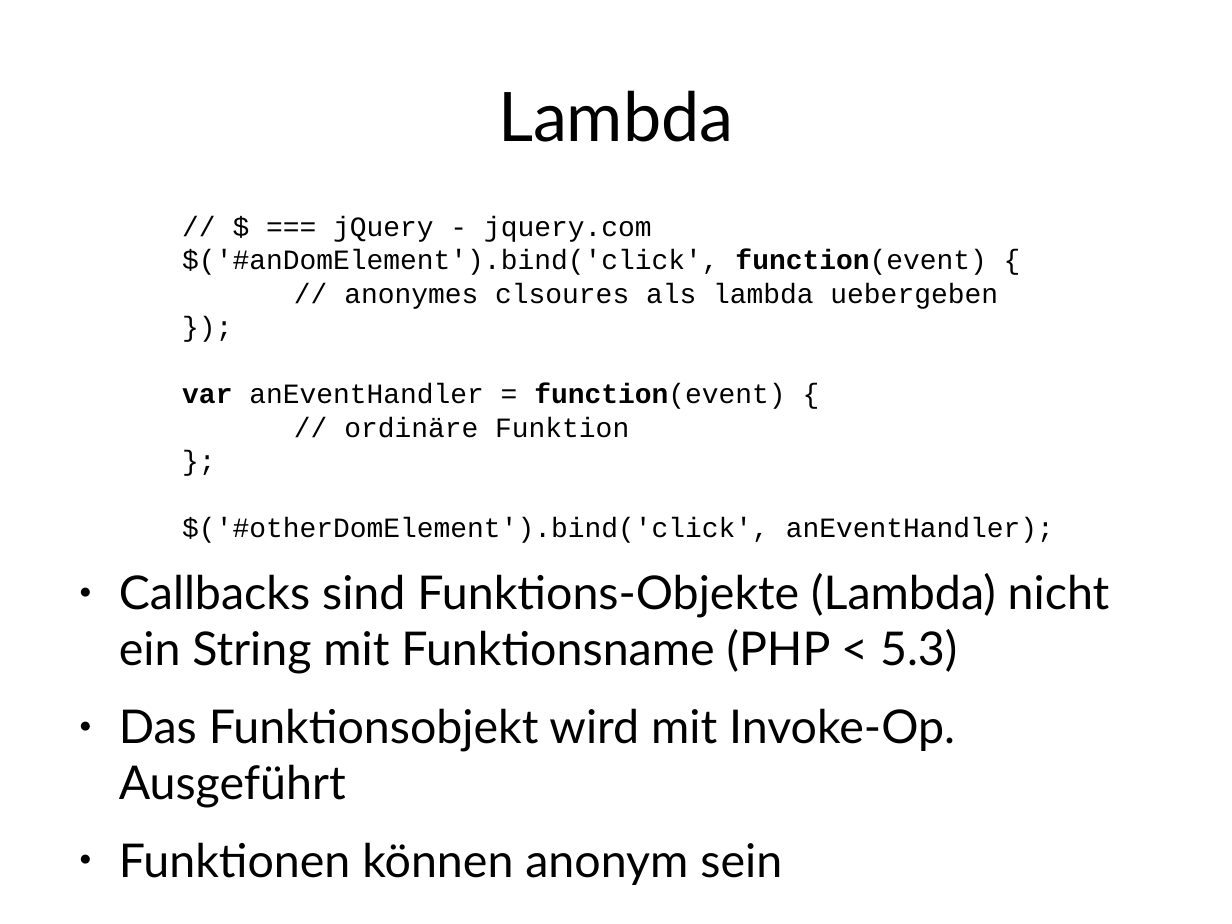
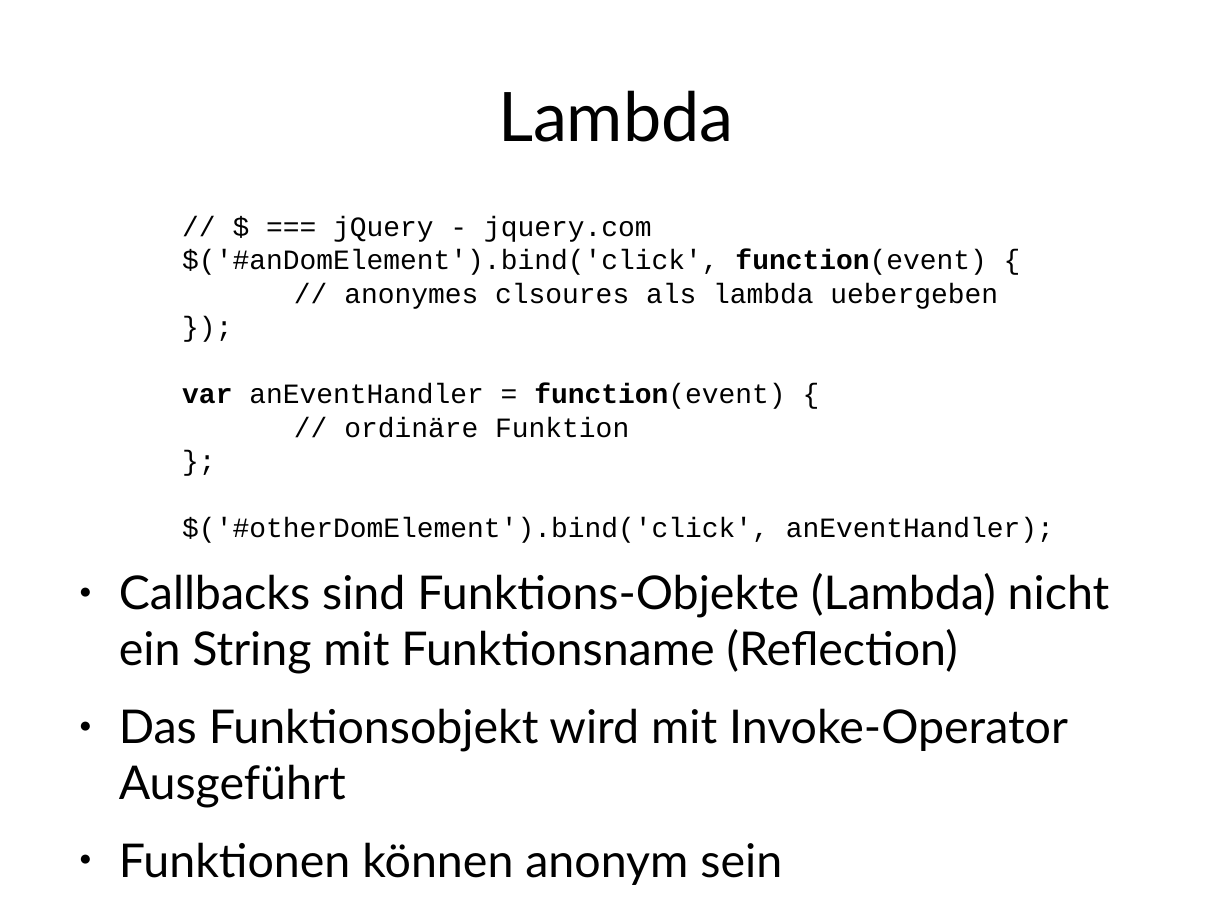
Before and after one commit to Weltraumschaf/Slides, a slide deck: slide 29 of JavaScript-Es_ist_nicht_C/JavaScript-ItsNotC.odp. Drawn at 1232x924 pixels with LibreOffice and Linux fonts; fonts in the diff are those of the drawing. Boxes give left, top, right and bottom in pixels: in the first picture for what was removed or moved away, otherwise in the second. Text is boxed around its words. In the diff, an @@ line names an element or a change of style, - is before the commit and + after.

```diff
--- a/JavaScript-Es_ist_nicht_C/JavaScript-ItsNotC.odp
+++ b/JavaScript-Es_ist_nicht_C/JavaScript-ItsNotC.odp
@@ text at bbox=[119, 573, 1110, 808]: text changed @@
-● Callbacks sind Funktions-Objekte (Lambda) nicht ein String mit Funktionsname (PHP < 5.3)
-● Das Funktionsobjekt wird mit Invoke-Op. Ausgeführt
+● Callbacks sind Funktions-Objekte (Lambda) nicht ein String mit Funktionsname (Reflection)
+● Das Funktionsobjekt wird mit Invoke-Operator Ausgeführt
```
Also in this commit, not shown: 6 other slides changed, 1 other file.
